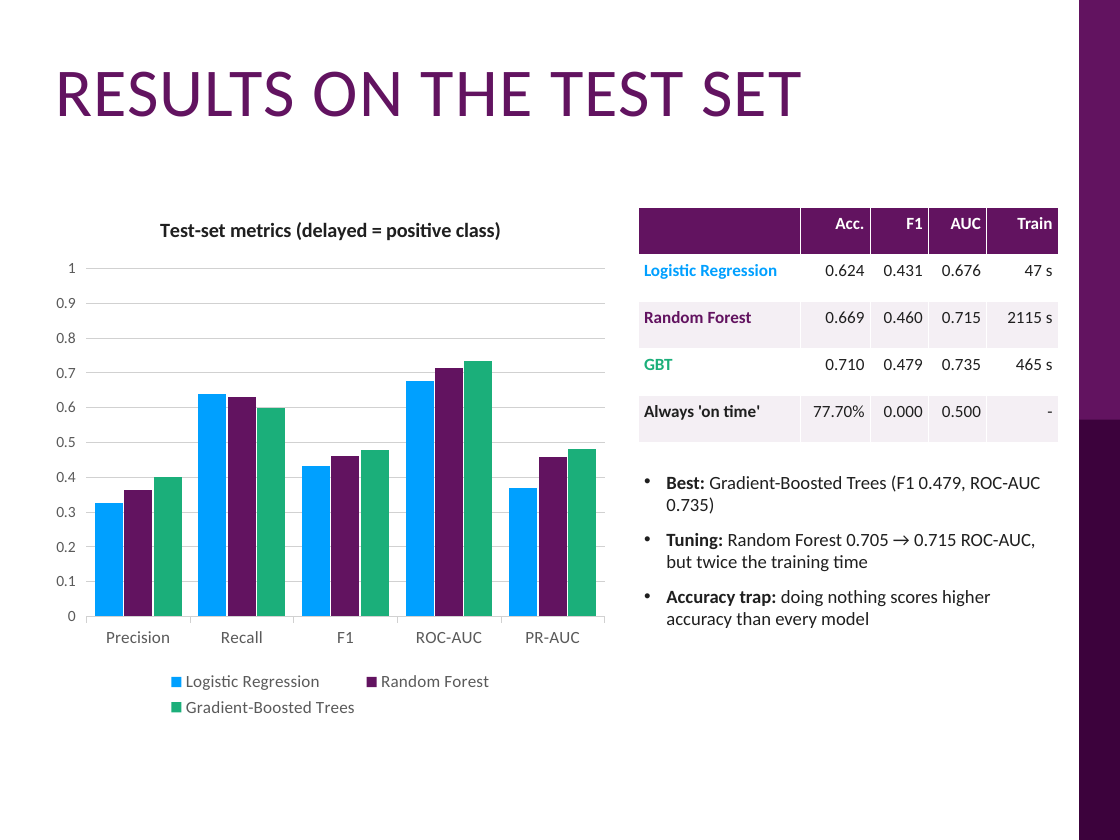
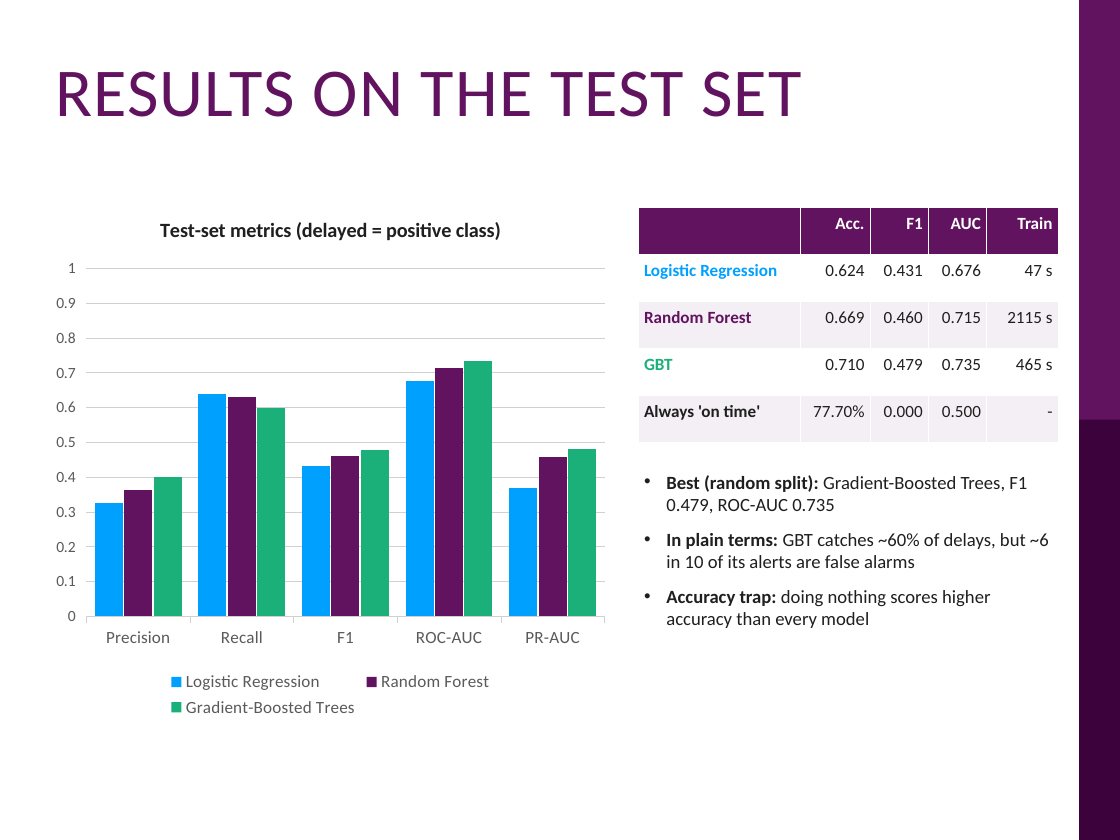
Before and after one commit to tiong0526/clone-21092024, a slide deck: slide 12 of bdmla-flight-delay/presentation/BDMLA_CW1_Flight_Delay_Presentation.pptx. Drawn at 1120x840 pixels with LibreOffice and Linux fonts; fonts in the diff are those of the drawing; background and template pictures are left out. Boxes give left, top, right and bottom in pixels: in the first picture for what was removed or moved away, otherwise in the second. Text is boxed around its words. In the diff, an @@ line names an element or a change of style, - is before the commit and + after.

```diff
--- a/bdmla-flight-delay/presentation/BDMLA_CW1_Flight_Delay_Presentation.pptx
+++ b/bdmla-flight-delay/presentation/BDMLA_CW1_Flight_Delay_Presentation.pptx
@@ text at (x1=666, y1=475, x2=1049, y2=568): text changed @@
-• Best: Gradient-Boosted Trees (F1 0.479, ROC-AUC 0.735)
-• Tuning: Random Forest 0.705 → 0.715 ROC-AUC, but twice the training time
+• Best (random split): Gradient-Boosted Trees, F1 0.479, ROC-AUC 0.735
+• In plain terms: GBT catches ~60% of delays, but ~6 in 10 of its alerts are false alarms
```
Also in this commit, not shown: 7 other slides changed, 2 slides added, 3 other files.
